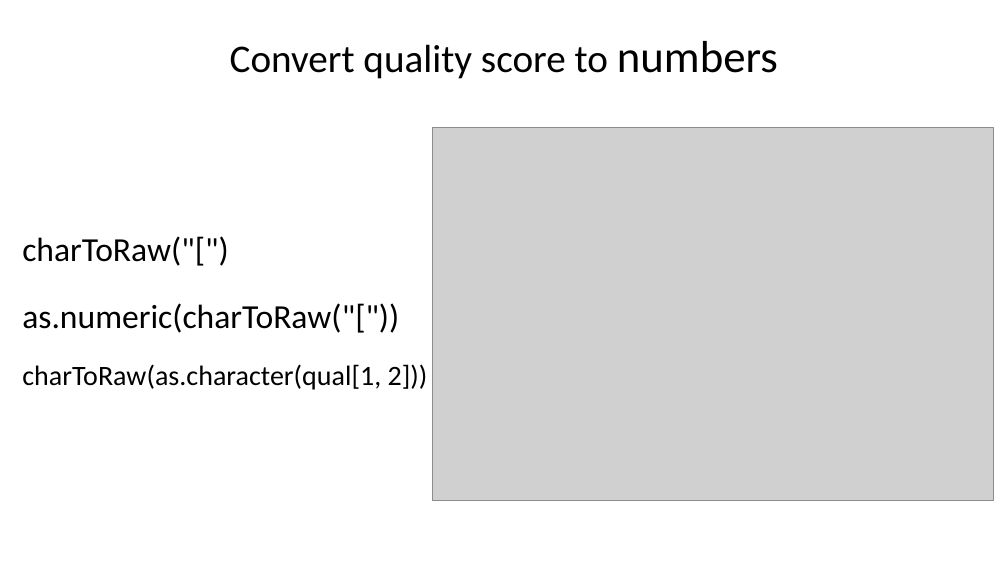
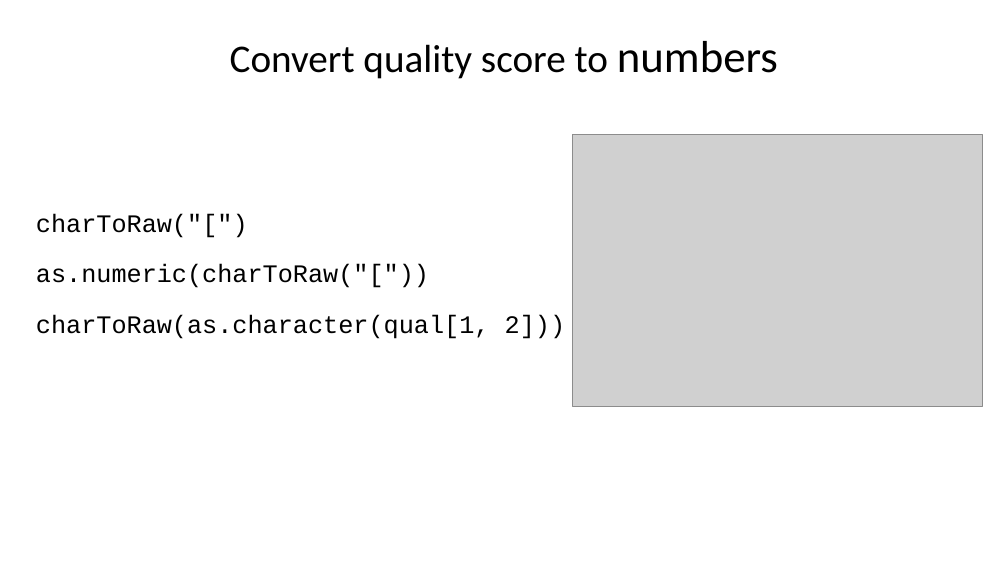
Before and after one commit to liu3zhenlab/teaching, a slide deck: slide 28 of PLPTH813Bioinformatis/2025/2_lab/lab07_R.pptx (slide 36 before the commit). Drawn at 1008x567 pixels with LibreOffice and Linux fonts; fonts in the diff are those of the drawing; grey boxes stand for pictures. Boxes give left, top, right and bottom in pixels: in the first picture for what was removed or moved away, otherwise in the second. Text is boxed around its words. In the diff, an @@ line names an element or a change of style, - is before the commit and + after.

```diff
--- a/PLPTH813Bioinformatis/2025/2_lab/lab07_R.pptx
+++ b/PLPTH813Bioinformatis/2025/2_lab/lab07_R.pptx
@@ picture: place and size @@
-picture at [432, 127, 994, 500]
+picture at [573, 134, 982, 406]
@@ text "charToRaw("[")": place and size @@
-text "charToRaw("[")" at [22, 236, 428, 390]
+text "charToRaw("[")" at [36, 214, 566, 339]
@@ text "charToRaw("[")" at [36, 214, 566, 339]: size 24 to 18 pt in "charToRaw("[")", "as.numeric(charToRaw("["))"; font Calibri to Courier New; size 20 to 18 pt in "charToRaw(as.character(qual[1, 2]))"; less space between paragraphs @@
```
Also in this commit, not shown: 26 other slides changed, 2 other files.
